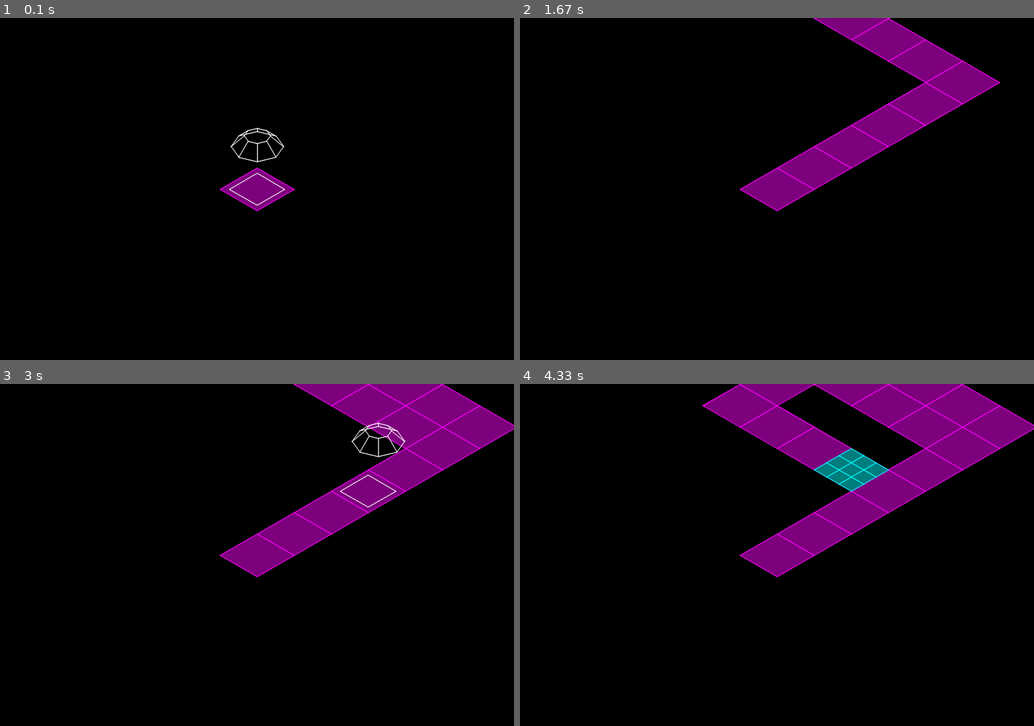
Above: before the commit, frames 1-4 (two rows, left to right).
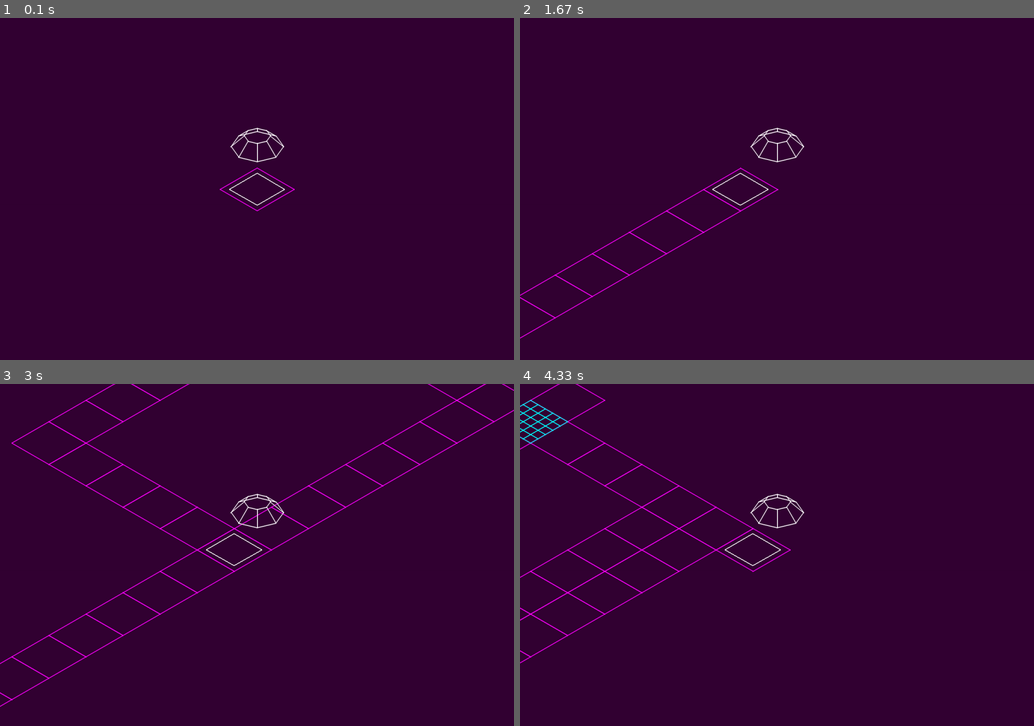
Above: after the commit, the same moments.

Repository: MathewKJ2048/pygame-jam-spring-2025
Game: pygame game, started from src/main.py
Same seed, same stepped clock (60 frames per second), same inputs: the game is played once before the commit and once after it.
Inputs:
- Up to frame 1 (0.1 s): no input
- Up to frame 2 (1.67 s): hold Right 0.33-0.8 s; hold Up 0.83-1.13 s; hold Right 1.17-1.63 s
- Up to frame 3 (3 s): hold Left 1.67-2.2 s; tap S at 1.82 s; hold Down 2.23-2.53 s; hold Left 2.57-2.97 s
- Up to frame 4 (4.33 s): hold Up 3-3.37 s; tap S at 3.15 s; hold Right 3.4-4.03 s; hold Down from 4.07 s (still down)

The runs differ from the first frame. In frame 1, 100% of the frame differs, in the area x 0-100%, y 0-100%; in frame 2, 100%; in frame 3, 100%; in frame 4, 100%.

Commit message:
optimized rendering

Diff:
--- a/src/conf.py
+++ b/src/conf.py
@@ -27,7 +27,14 @@
 WIDTH = 1200
 HEIGHT = 800
 
-SUBDIVISION = 3
+ERROR_X = WIDTH/10
+ERROR_Y = HEIGHT/10
+XMIN = -ERROR_X
+YMIN = -ERROR_Y
+XMAX = WIDTH+ERROR_X
+YMAX = HEIGHT+ERROR_Y
+
+SUBDIVISION = 5
 
 CAMERA_CONSTANT_SCALE = 100
 
--- a/src/game.py
+++ b/src/game.py
@@ -11,14 +11,20 @@
 		self.running = True
 		self.camera = Vector2(0,0)
 		self.camera_angle = math.pi/6
-		self.scale = 1
+		self.camera_level = 0
 		self.builder = Builder()
+
+	def scale(self):
+		return SUBDIVISION**(self.camera_level)
 
 	def evolve(self,dt):
 		self.builder.evolve(dt)
 		self.builder.set_parent(self.get_current_space())
 		self.init_space_at_builder()
-		pass
+		self.camera_level = self.builder.level-1
+		self.camera = self.builder.r.copy()
+		log("game level",self.camera_level)
+
 	def exit(self):
 		self.running = False
 
--- a/src/render.py
+++ b/src/render.py
@@ -1,11 +1,58 @@
 from conf import *
+
+def clip(x,m): # between 0 and m
+	x = max(x,0)
+	x = min(x,m)
+	return x
+
+def clip_point_pair(pp):
+	x1, y1 = pp[0]
+	x2, y2 = pp[1]
+	def get_p(t): # x1(t)+x2(1-t) = xt
+		return (t*x1+(1-t)*x2,t*y1+(1-t)*y2)
+	def get_t(u1,u2,u): # (u - u2)/(u1-u2)
+		if u1 == u2:
+			return None
+		return (u-u2)/(u1-u2)
+	def inside(t):
+		X, Y = get_p(t)
+		return X >= XMIN and X <= XMAX and Y <= YMAX and Y >= YMIN
+	t1 = get_t(x1,x2,XMIN)
+	t2 = get_t(x1,x2,XMAX)
+	t3 = get_t(y1,y2,YMIN)
+	t4 = get_t(y1,y2,YMAX)
+	ts = []
+	for t in [0,1,t1,t2,t3,t4]:
+		if t == None:
+			continue
+		if not inside(t):
+			continue
+		if 0 <= t and t <= 1:
+			ts.append(t)
+	if len(ts)<2:
+		return None
+	return (get_p(min(ts)),get_p(max(ts)))
+
+def draw_line(surface,pp,color,width):
+	pp = clip_point_pair(pp)
+	if pp:
+		pygame.draw.aaline(surface,color,pp[0],pp[1],width=width)
+
+
+
+
+
+
 
 def project(r,game):
 	x = r.x
 	y = r.y
-	return (WIDTH/2+game.scale*x*CAMERA_CONSTANT_SCALE,HEIGHT/2-game.scale*y*CAMERA_CONSTANT_SCALE)
+	X = WIDTH/2+game.scale()*x*CAMERA_CONSTANT_SCALE
+	Y = HEIGHT/2-game.scale()*y*CAMERA_CONSTANT_SCALE
+	return (X,Y)
 
-def project3(r,game):
+def project3(r_,game):
+	r = r_ - Vector3(*game.camera,0)
 	theta = game.camera_angle
 	phi = theta+2*math.pi/3
 	I_transform = unit_vector(theta)
@@ -25,7 +72,8 @@
 		return (transform(u),transform(v))
 	point_pairs = [transform_pair(l) for l in pairs]
 	for pp in point_pairs:
-		pygame.draw.aaline(surface,o.get_color(),pp[0],pp[1],width=o.get_width())
+		draw_line(surface,pp,o.get_color(),o.get_width())
+
 
 def render_space_base(surface,s,game):
 	points = [project3(Vector3(s.r.x,s.r.y,0)+t[0]*s.size(),game) for t in s.get_lines()]
@@ -46,14 +94,26 @@
 
 def render(game):
 	surface = pygame.Surface((WIDTH,HEIGHT))
-	surface.fill(BACKGROUND)
+	surface.fill(darken(MAGENTA,0.2))
+
+	def filter_list_objects(lobj):
+		filtered = []
+		for o in lobj:
+			if o.level <= game.camera_level+2:
+				filtered.append(o)
+		return filtered
+
+	spaces = filter_list_objects(game.spaces)
+
+
 	def key(s):
 		return s.level
-	game.spaces.sort(key=key)
-	for s in game.spaces:
-		render_space_base(surface,s,game)
+	spaces.sort(key=key)
+	for s in spaces:
+		#render_space_base(surface,s,game)
+		pass
 
-	for s in game.spaces:
+	for s in spaces:
 		render_object(surface,s,game)
 	render_selection_plate(surface,game.builder,game)
 	render_builder(surface, game.builder, game)
